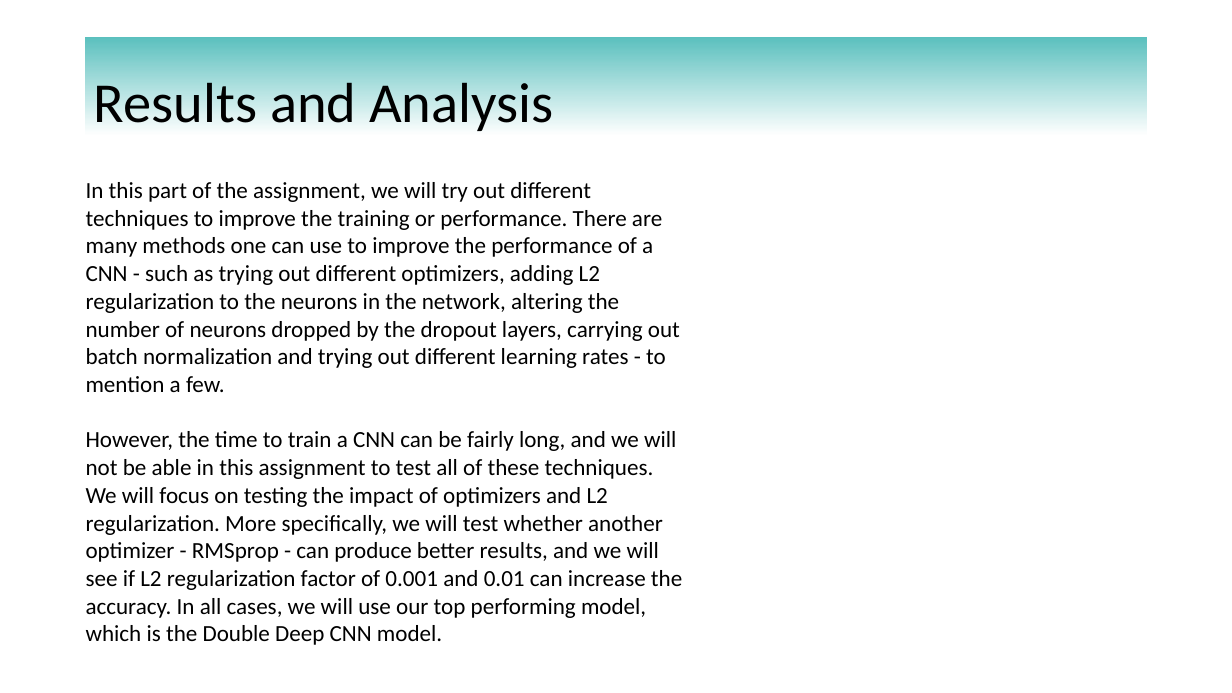
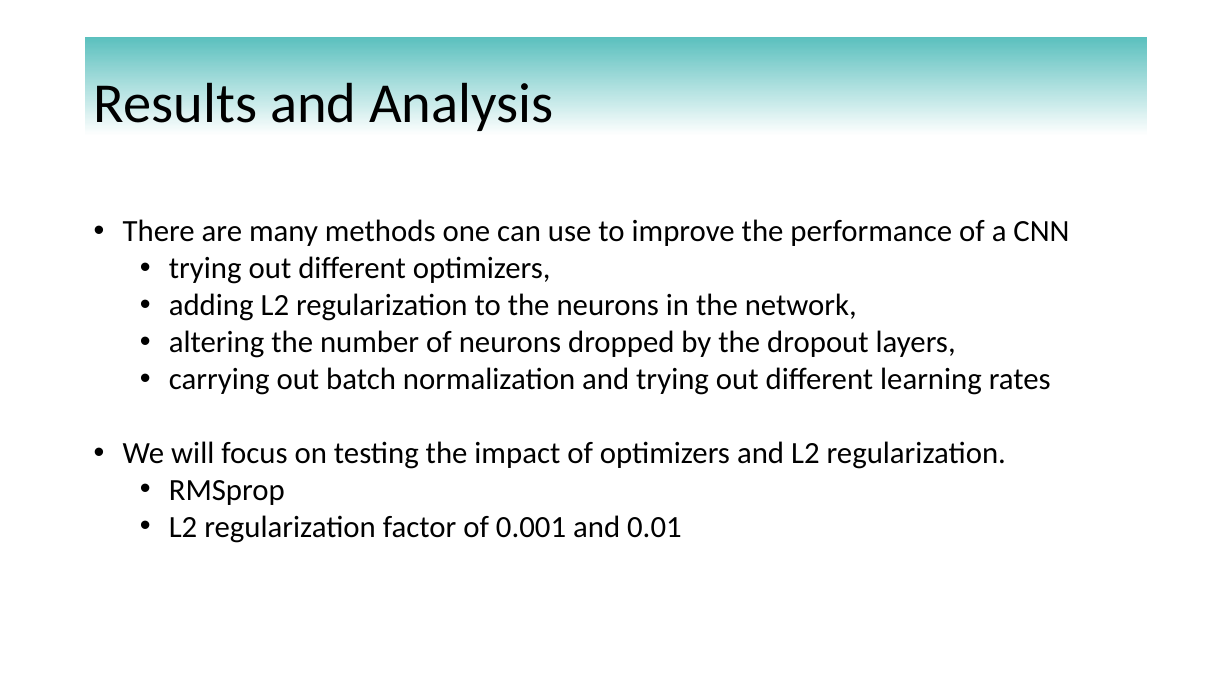
Before and after one commit to enraarne/CUBoulder-Deep-Learning-Final-Project, a slide deck: slide 8 of presentation.pptx. Drawn at 1232x693 pixels with LibreOffice and Linux fonts; fonts in the diff are those of the drawing. Boxes give left, top, right and bottom in pixels: in the first picture for what was removed or moved away, otherwise in the second. Text is boxed around its words. In the diff, an @@ line names an element or a change of style, - is before the commit and + after.

Commit message:
presentation

```diff
--- a/presentation.pptx
+++ b/presentation.pptx
@@ text at box(123, 219, 1069, 543): text changed; size 18 to 24 pt @@
-In this part of the assignment, we will try out different techniques to improve the training or performance. There are many methods one can use to improve the performance of a CNN - such as trying out different optimizers, adding L2 regularization to the neurons in the network, altering the number of neurons dropped by the dropout layers, carrying out batch normalization and trying out different learning rates - to mention a few.
-However, the time to train a CNN can be fairly long, and we will not be able in this assignment to test all of these techniques. We will focus on testing the impact of optimizers and L2 regularization. More specifically, we will test whether another optimizer - RMSprop - can produce better results, and we will see if L2 regularization factor of 0.001 and 0.01 can increase the accuracy. In all cases, we will use our top performing model, which is the Double Deep CNN model.
+• There are many methods one can use to improve the performance of a CNN
+  • trying out different optimizers,
+  • adding L2 regularization to the neurons in the network,
+  • altering the number of neurons dropped by the dropout layers,
+  • carrying out batch normalization and trying out different learning rates
+• We will focus on testing the impact of optimizers and L2 regularization.
+  • RMSprop
+  • L2 regularization factor of 0.001 and 0.01
```
Also in this commit, not shown: 6 other slides changed, 3 slides added, 3 slides removed, 1 other file.
